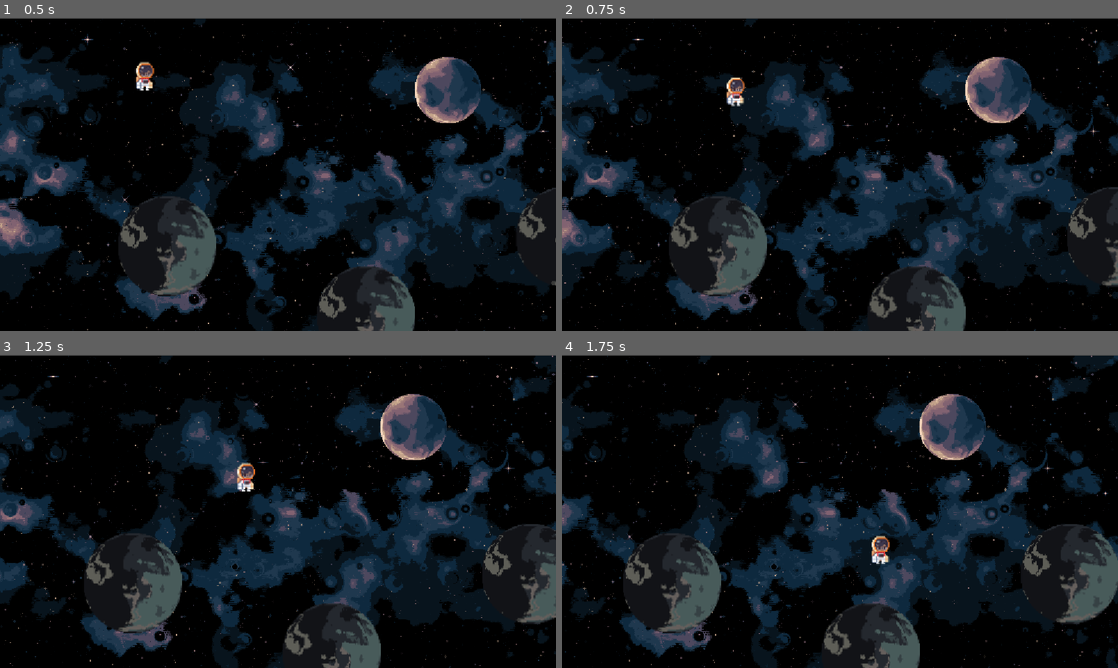
Above: before the commit, frames 1-4 (two rows, left to right).
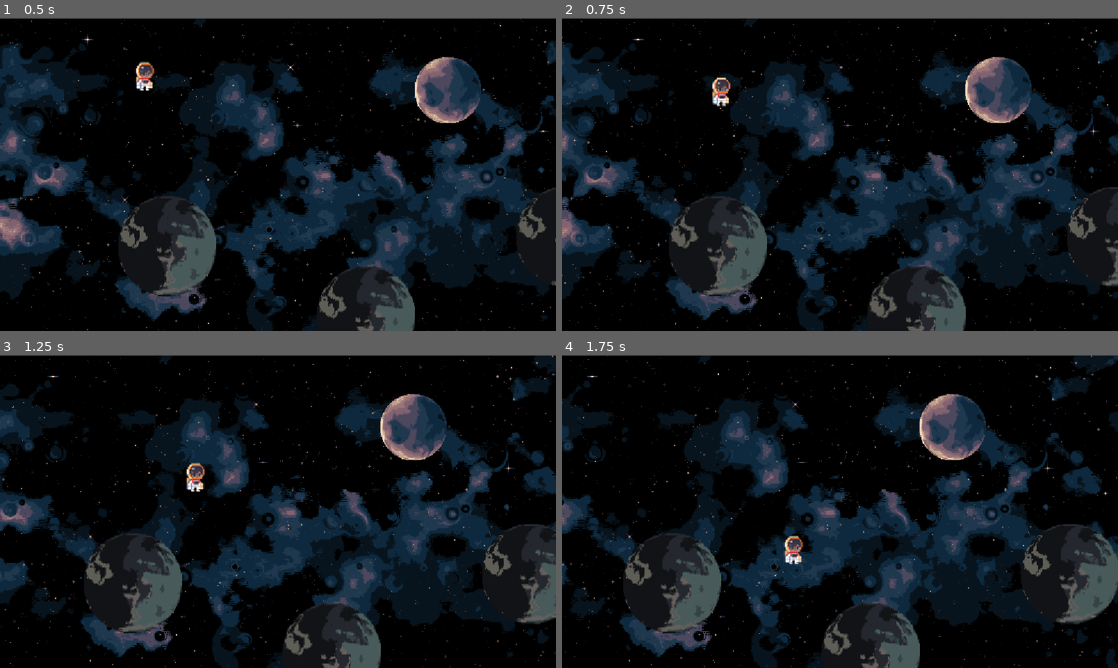
Above: after the commit, the same moments.

Repository: Zain-Abusal/Haven-Dubai
Game: Godot game, scene res://level_1.tscn
Same seed, same stepped clock (60 frames per second), same inputs: the game is played once before the commit and once after it.
Inputs:
- Up to frame 1 (0.5 s): no input
- Up to frame 2 (0.75 s): tap Enter (ui_accept) at 0.5, 0.6 s; hold Right (ui_right) from 0.53 s (still down)
- Up to frame 3 (1.25 s): keep holding Right (ui_right); tap Enter (ui_accept) at 0.77, 1.07 s
- Up to frame 4 (1.75 s): keep holding Right (ui_right); tap Enter (ui_accept) at 1.35, 1.52 s

Frame 1 is identical in both runs. In frame 2, 0.5% of the frame differs, in the area x 27-33%, y 18-29%; in frame 3, 0.5%; in frame 4, 0.5%, in the area x 39-59%, y 57-68%.

Commit message:
idk

Diff:
--- a/lost-in-orbit/character_body_2d.gd
+++ b/lost-in-orbit/character_body_2d.gd
@@ -1,8 +1,8 @@
 extends CharacterBody2D
 
 
-const SPEED = 300.0
-const JUMP_VELOCITY = -400.0
+const SPEED = 150.0
+const JUMP_VELOCITY = -230.0
 const Gravity = 200.0
 
 func _physics_process(delta: float) -> void:
@@ -11,7 +11,7 @@
 		velocity.y += Gravity * delta
 
 	# Handle jump.
-	if Input.is_action_just_pressed("ui_accept") and is_on_floor():
+	if Input.is_action_just_pressed("ui_accept") and  is_on_floor():
 		velocity.y = JUMP_VELOCITY
 
 	# Get the input direction and handle the movement/deceleration.
--- a/lost-in-orbit/level_1.tscn
+++ b/lost-in-orbit/level_1.tscn
@@ -13,7 +13,7 @@
 [ext_resource type="Texture2D" uid="uid://cm87gyuc7ta0b" path="res://Sprite/Explorer/idle_walk(64,64).png" id="6_27bay"]
 
 [sub_resource type="CircleShape2D" id="CircleShape2D_8vrlf"]
-radius = 49.45792
+radius = 43.997116
 
 [sub_resource type="CircleShape2D" id="CircleShape2D_0sxyj"]
 radius = 71.44928
